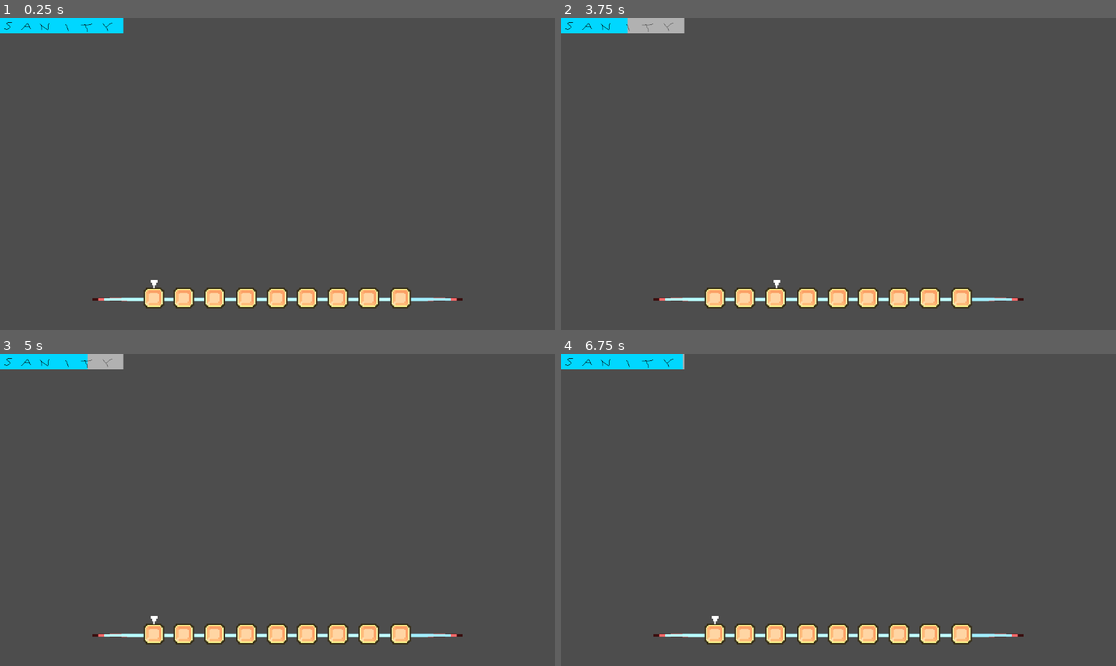
Above: before the commit, frames 1-4 (two rows, left to right).
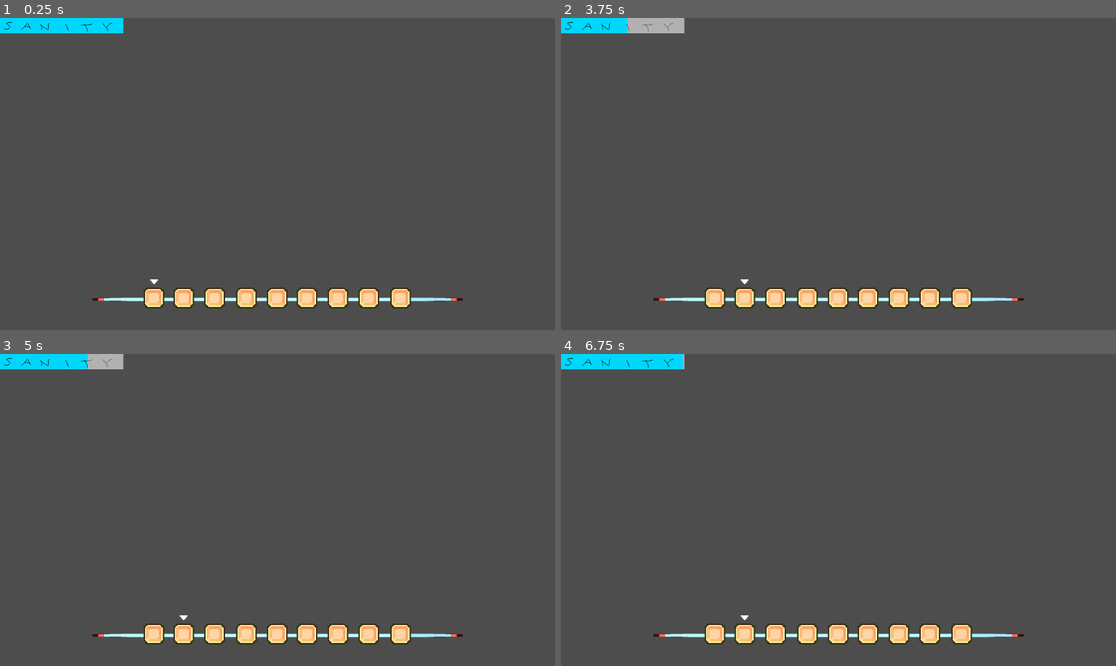
Above: after the commit, the same moments.

Repository: USV-GAM236-SPR24/Smog
Game: Godot game, scene res://scenes/game.tscn
The game is run twice, just before and just after one commit, with the same random seed, the same clock (stepped at 60 frames per second) and the same inputs.
Inputs (mouse positions are in pixels of both pictures, inside the frame that each line leads up to):
- Up to frame 1 (0.25 s): no input
- Up to frame 2 (3.75 s): click (716, 301) at 0.52 s; tap Enter (ui_accept) at 1.25, 1.52, 2, 2.27, 2.75, 3.5 s; move the mouse to (960, 158) at 1.27 s; hold Right (ui_right) 1.28-2.03 s; hold Mouse wheel down (scroll_down, bound only after the commit) 1.28-2.03 s; tap Mouse wheel up (scroll_up, bound only after the commit) at 1.55, 2.1 s; move the mouse to (727, 189) at 2.02 s; hold Left (ui_left) 2.03-2.78 s; tap E at 2.3, 2.85 s; move the mouse to (894, 105) at 2.77 s; hold Right (ui_right) from 2.78 s (still down); tap L at 3.05, 3.6 s; move the mouse to (810, 236) at 3.52 s
- Up to frame 3 (5 s): tap Enter (ui_accept) at 3.77, 4.25, 4.52 s; tap J at 3.8, 4.35 s; move the mouse to (444, 556) at 4.27 s; release Right (ui_right) at 4.28 s; hold Left (ui_left) from 4.28 s (still down); tap K at 4.55 s
- Up to frame 4 (6.75 s): tap Enter (ui_accept) at 5, 5.27 s; move the mouse to (672, 463) at 5.02 s; tap K at 5.1 s; tap Mouse wheel down (scroll_down, bound only after the commit) at 5.3 s; move the mouse to (866, 510) at 5.77 s; hold Mouse wheel down (scroll_down, bound only after the commit) 5.78-6.53 s; tap Mouse wheel up (scroll_up, bound only after the commit) at 6.05, 6.6 s; move the mouse to (755, 432) at 6.52 s; release Left (ui_left) at 6.53 s; hold Right (ui_right) from 6.53 s (still down)

The runs differ from the first frame. In frame 1, less than 0.1% of the frame differs, in the area x 27-29%, y 83-87%; in frame 2, less than 0.1%, in the area x 32-40%, y 83-87%; in frame 3, less than 0.1%; in frame 4, less than 0.1%.

Commit message:
Final?
Refactored everything so that the select icon and item bg image are seperate so everything is more contained where it should be. Also, new keybinds made to be more usable. Scroll wheel to change selection and 'e' to use an item. Number swapping still words the same. Also made button for dragging item bigger so it is easier to drag and drop. Overall inventory feels smoother.

Diff:
--- a/Smog/project.godot
+++ b/Smog/project.godot
@@ -24,6 +24,19 @@
 
 project/assembly_name="Smog"
 
+[input]
+
+scroll_up={
+"deadzone": 0.5,
+"events": [Object(InputEventMouseButton,"resource_local_to_scene":false,"resource_name":"","device":-1,"window_id":0,"alt_pressed":false,"shift_pressed":false,"ctrl_pressed":false,"meta_pressed":false,"button_mask":8,"position":Vector2(132, 12),"global_position":Vector2(136, 53),"factor":1.0,"button_index":4,"canceled":false,"pressed":true,"double_click":false,"script":null)
+]
+}
+scroll_down={
+"deadzone": 0.5,
+"events": [Object(InputEventMouseButton,"resource_local_to_scene":false,"resource_name":"","device":-1,"window_id":0,"alt_pressed":false,"shift_pressed":false,"ctrl_pressed":false,"meta_pressed":false,"button_mask":16,"position":Vector2(134, 18),"global_position":Vector2(138, 59),"factor":1.0,"button_index":5,"canceled":false,"pressed":true,"double_click":false,"script":null)
+]
+}
+
 [rendering]
 
 textures/canvas_textures/default_texture_filter=0
--- a/Smog/scenes/inventory/inventory.tscn
+++ b/Smog/scenes/inventory/inventory.tscn
@@ -1,8 +1,9 @@
-[gd_scene load_steps=4 format=3 uid="uid://cqpwn5svyt4ud"]
+[gd_scene load_steps=5 format=3 uid="uid://cqpwn5svyt4ud"]
 
 [ext_resource type="Script" path="res://scripts/inventory.gd" id="1_rcocy"]
 [ext_resource type="Texture2D" uid="uid://dohtj16ph545f" path="res://art/temp/TempMenu2.png" id="2_mg8fo"]
 [ext_resource type="Texture2D" uid="uid://labft85rsrix" path="res://art/temp/TempMenu4.png" id="3_sa0va"]
+[ext_resource type="Texture2D" uid="uid://sfpqoh10v6gw" path="res://art/temp/ITEM_SLOT_SELECT.png" id="4_xemvr"]
 
 [node name="Inventory" type="Node2D"]
 script = ExtResource("1_rcocy")
@@ -34,6 +35,15 @@
 scale = Vector2(0.534224, 0.534224)
 texture = ExtResource("3_sa0va")
 
+[node name="select1" type="TextureRect" parent="ItemBgs/SlotSprite2"]
+visible = false
+offset_left = -5.61562
+offset_top = -24.3344
+offset_right = 34.3844
+offset_bottom = 15.6656
+scale = Vector2(1.25543, 0.63318)
+texture = ExtResource("4_xemvr")
+
 [node name="SlotSprite3" type="TextureRect" parent="ItemBgs"]
 offset_left = -108.0
 offset_top = -12.0
@@ -41,6 +51,15 @@
 offset_bottom = 28.0
 scale = Vector2(0.534224, 0.534224)
 texture = ExtResource("3_sa0va")
+
+[node name="select2" type="TextureRect" parent="ItemBgs/SlotSprite3"]
+visible = false
+offset_left = -7.48748
+offset_top = -24.3344
+offset_right = 32.5125
+offset_bottom = 15.6656
+scale = Vector2(1.25543, 0.63318)
+texture = ExtResource("4_xemvr")
 
 [node name="SlotSprite4" type="TextureRect" parent="ItemBgs"]
 offset_left = -76.0
@@ -50,6 +69,15 @@
 scale = Vector2(0.534224, 0.534224)
 texture = ExtResource("3_sa0va")
 
+[node name="select3" type="TextureRect" parent="ItemBgs/SlotSprite4"]
+visible = false
+offset_left = -7.48749
+offset_top = -24.3344
+offset_right = 32.5125
+offset_bottom = 15.6656
+scale = Vector2(1.25543, 0.63318)
+texture = ExtResource("4_xemvr")
+
 [node name="SlotSprite5" type="TextureRect" parent="ItemBgs"]
 offset_left = -43.0
 offset_top = -12.0
@@ -57,6 +85,15 @@
 offset_bottom = 28.0
 scale = Vector2(0.534224, 0.534224)
 texture = ExtResource("3_sa0va")
+
+[node name="select4" type="TextureRect" parent="ItemBgs/SlotSprite5"]
+visible = false
+offset_left = -5.61563
+offset_top = -24.3344
+offset_right = 34.3844
+offset_bottom = 15.6656
+scale = Vector2(1.25543, 0.63318)
+texture = ExtResource("4_xemvr")
 
 [node name="SlotSprite6" type="TextureRect" parent="ItemBgs"]
 offset_left = -11.0
@@ -66,6 +103,15 @@
 scale = Vector2(0.534224, 0.534224)
 texture = ExtResource("3_sa0va")
 
+[node name="SlotSprite15" type="TextureRect" parent="ItemBgs/SlotSprite6"]
+visible = false
+offset_left = -7.4875
+offset_top = -24.3344
+offset_right = 32.5125
+offset_bottom = 15.6656
+scale = Vector2(1.25543, 0.63318)
+texture = ExtResource("4_xemvr")
+
 [node name="SlotSprite7" type="TextureRect" parent="ItemBgs"]
 offset_left = 20.0
 offset_top = -12.0
@@ -73,6 +119,15 @@
 offset_bottom = 28.0
 scale = Vector2(0.534224, 0.534224)
 texture = ExtResource("3_sa0va")
+
+[node name="SlotSprite16" type="TextureRect" parent="ItemBgs/SlotSprite7"]
+visible = false
+offset_left = -3.74374
+offset_top = -24.3344
+offset_right = 36.2563
+offset_bottom = 15.6656
+scale = Vector2(1.25543, 0.63318)
+texture = ExtResource("4_xemvr")
 
 [node name="SlotSprite8" type="TextureRect" parent="ItemBgs"]
 offset_left = 52.0
@@ -82,6 +137,15 @@
 scale = Vector2(0.534224, 0.534224)
 texture = ExtResource("3_sa0va")
 
+[node name="SlotSprite17" type="TextureRect" parent="ItemBgs/SlotSprite8"]
+visible = false
+offset_left = -7.4875
+offset_top = -24.3343
+offset_right = 32.5125
+offset_bottom = 15.6657
+scale = Vector2(1.25543, 0.63318)
+texture = ExtResource("4_xemvr")
+
 [node name="SlotSprite9" type="TextureRect" parent="ItemBgs"]
 offset_left = 84.0
 offset_top = -12.0
@@ -90,6 +154,15 @@
 scale = Vector2(0.534224, 0.534224)
 texture = ExtResource("3_sa0va")
 
+[node name="SlotSprite18" type="TextureRect" parent="ItemBgs/SlotSprite9"]
+visible = false
+offset_left = -5.6156
+offset_top = -24.3343
+offset_right = 34.3844
+offset_bottom = 15.6657
+scale = Vector2(1.25543, 0.63318)
+texture = ExtResource("4_xemvr")
+
 [node name="SlotSprite10" type="TextureRect" parent="ItemBgs"]
 offset_left = 117.0
 offset_top = -12.0
@@ -97,6 +170,15 @@
 offset_bottom = 28.0
 scale = Vector2(0.534224, 0.534224)
 texture = ExtResource("3_sa0va")
+
+[node name="SlotSprite19" type="TextureRect" parent="ItemBgs/SlotSprite10"]
+visible = false
+offset_left = -9.35938
+offset_top = -24.3343
+offset_right = 30.6406
+offset_bottom = 15.6657
+scale = Vector2(1.25543, 0.63318)
+texture = ExtResource("4_xemvr")
 
 [node name="GridContainer" type="GridContainer" parent="."]
 unique_name_in_owner = true
--- a/Smog/scenes/inventory/inventory_slot.tscn
+++ b/Smog/scenes/inventory/inventory_slot.tscn
@@ -1,8 +1,7 @@
-[gd_scene load_steps=11 format=3 uid="uid://dxv1wjlj6r46"]
+[gd_scene load_steps=10 format=3 uid="uid://dxv1wjlj6r46"]
 
 [ext_resource type="Texture2D" uid="uid://labft85rsrix" path="res://art/temp/TempMenu4.png" id="1_e246g"]
 [ext_resource type="Script" path="res://scripts/inventory_slot.gd" id="2_ncere"]
-[ext_resource type="Texture2D" uid="uid://sfpqoh10v6gw" path="res://art/temp/ITEM_SLOT_SELECT.png" id="3_ceofm"]
 [ext_resource type="FontFile" uid="uid://bhr5ahy1qof7j" path="res://fonts1/PixelifySans-VariableFont_wght.ttf" id="4_jlp45"]
 
 [sub_resource type="StyleBoxTexture" id="StyleBoxTexture_emcjm"]
@@ -30,16 +29,24 @@
 unique_name_in_owner = true
 anchors_preset = 0
 
-[node name="selectImg" type="TextureRect" parent="."]
-unique_name_in_owner = true
-visible = false
-layout_mode = 0
-offset_left = -3.0
-offset_top = -18.0
-offset_right = 37.0
-offset_bottom = 22.0
-scale = Vector2(0.558791, 0.558791)
-texture = ExtResource("3_ceofm")
+[node name="Button" type="Button" parent="."]
+layout_mode = 1
+anchors_preset = 15
+anchor_right = 1.0
+anchor_bottom = 1.0
+offset_left = -6.0
+offset_top = -3.0
+offset_right = -6.0
+offset_bottom = -3.0
+grow_horizontal = 2
+grow_vertical = 2
+scale = Vector2(1.76417, 1.73296)
+theme_override_styles/normal = SubResource("StyleBoxTexture_jto2g")
+theme_override_styles/hover = SubResource("StyleBoxTexture_taxxr")
+theme_override_styles/pressed = SubResource("StyleBoxTexture_p3dqr")
+theme_override_styles/disabled = SubResource("StyleBoxTexture_dw0cl")
+theme_override_styles/focus = SubResource("StyleBoxTexture_wrjqt")
+icon_alignment = 1
 
 [node name="itemCounter" type="Label" parent="."]
 unique_name_in_owner = true
@@ -57,24 +64,5 @@
 theme_override_fonts/font = ExtResource("4_jlp45")
 text = "nA"
 
-[node name="Button" type="Button" parent="itemCounter"]
-layout_mode = 1
-anchors_preset = 15
-anchor_right = 1.0
-anchor_bottom = 1.0
-offset_left = -4.0
-offset_top = -4.0
-offset_right = -4.0
-offset_bottom = -4.0
-grow_horizontal = 2
-grow_vertical = 2
-scale = Vector2(1.5463, 1.44086)
-theme_override_styles/normal = SubResource("StyleBoxTexture_jto2g")
-theme_override_styles/hover = SubResource("StyleBoxTexture_taxxr")
-theme_override_styles/pressed = SubResource("StyleBoxTexture_p3dqr")
-theme_override_styles/disabled = SubResource("StyleBoxTexture_dw0cl")
-theme_override_styles/focus = SubResource("StyleBoxTexture_wrjqt")
-icon_alignment = 1
-
-[connection signal="button_down" from="itemCounter/Button" to="." method="_on_button_button_down"]
-[connection signal="button_up" from="itemCounter/Button" to="." method="_on_button_button_up"]
+[connection signal="button_down" from="Button" to="." method="_on_button_button_down"]
+[connection signal="button_up" from="Button" to="." method="_on_button_button_up"]
--- a/Smog/scripts/inventory.gd
+++ b/Smog/scripts/inventory.gd
@@ -39,13 +39,18 @@
 # T - add one opium instance
 # F - add three cigarette instances
 # G - example of using toggle() to toggle display of inventory
-# J - move_selector_left()
-# L - move_selector_right()
-# K - use currently selected item use_item()s
+# MWheelDown - move_selector_left()
+# MWheelUp - move_selector_right()
+# E - use currently selected item use_item()s
 # (1 - 9) - Select item in inventory
 func _input(event: InputEvent) -> void:
 	# EXAMPLE : adding a single instance of opium
-	if event is InputEventKey and event.is_pressed():
+
+	if event.is_action_pressed("scroll_up"):
+			move_selector_right()
+	elif event.is_action_pressed("scroll_down"):
+			move_selector_left()
+	elif event is InputEventKey and event.is_pressed():
 		match event.keycode:
 			KEY_0:
 				num_swap(0)
@@ -77,11 +82,7 @@
 				add_item(item2_instance)
 		elif event.keycode == KEY_G:
 			toggle()
-		elif event.keycode == KEY_L:
-			move_selector_right()
-		elif event.keycode == KEY_J:
-			move_selector_left()
-		elif event.keycode == KEY_K:
+		elif event.keycode == KEY_E:
 			use_item()
 #### END TESTING
 
@@ -160,7 +161,7 @@
 
 
 #swaps grid container children (InventorySlots) by index
-func swap_children(index_a, index_b):
+func swap_children(index_a, index_b) -> void:
 	var valid_index_b: bool = index_a >= 0 and index_b < %GridContainer.get_child_count()
 	var valid_index_a: bool = index_b >= 0 and index_b < %GridContainer.get_child_count()
 	if valid_index_b and valid_index_a and index_a != index_b:
--- a/Smog/scripts/inventory_slot.gd
+++ b/Smog/scripts/inventory_slot.gd
@@ -30,7 +30,6 @@
 func _process(_delta):
 	if pressed:
 		self.global_position = get_global_mouse_position()
-		%selectImg.visible = false
 
 
 #call use() on item in %items and free it afterwards, then update counter
@@ -67,9 +66,15 @@
 
 #toggle selection visibility and local var
 func toggle_selected() -> void:
+
+	var current_inv_select_sprite = get_parent().get_parent().get_child(1).get_child(index).get_child(0)
+
 	selected = not selected
-	%selectImg.visible = selected
-
+	#%selectImg.visible = selected
+	if selected:
+		current_inv_select_sprite.visible = true
+	else:
+		current_inv_select_sprite.visible = false
 
 #update UI text
 func _update_counter() -> void:
@@ -83,9 +88,6 @@
 #update UI on ready
 func _ready() -> void:
 	_update_counter()
-	print(self.global_position)
-	#print(collision_rect)
-
 
 #when item selected (and has items), pressed set true
 func _on_button_button_down() -> void:
@@ -113,7 +115,5 @@
 		get_parent().get_parent().swap_children(self.index, smallest_slot.index)
 	else:
 		self.global_position = slot_set_pos
-		if selected:
-			%selectImg.visible = true
 
 	pressed = false
